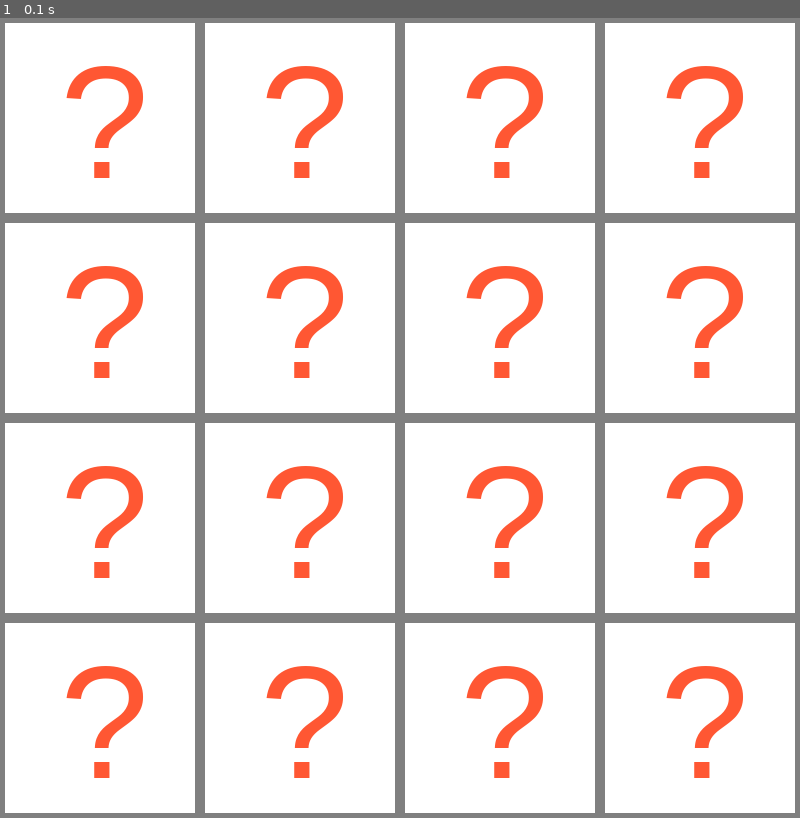
Above: before the commit, frame 1.
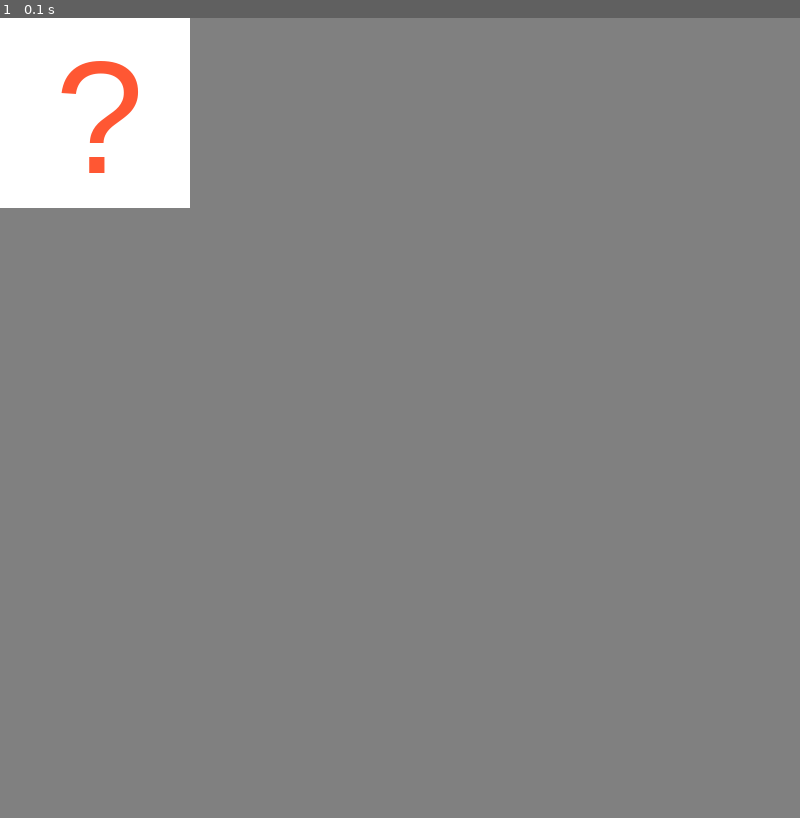
Above: after the commit, the same moment.

Repository: mmenavas/pygame-memory-game
Game: pygame game, started from app.py
Same seed, same stepped clock (60 frames per second), same inputs: the game is played once before the commit and once after it.
Inputs:
- Up to frame 1 (0.1 s): no input

The runs differ from the first frame. In frame 1, 86% of the frame differs, in the area x 0-100%, y 0-100%.

Commit message:
#TODO: Spread out tiles.

Diff:
--- a/app.py
+++ b/app.py
@@ -5,7 +5,7 @@
 
 
 class Tile(pygame.sprite.Sprite):
-    def __init__(self, text, size, color, bg_color, width, height, border, border_color):
+    def __init__(self, text, size, color, bg_color, width, height, border, border_color, x, y):
         pygame.sprite.Sprite.__init__(self)
         self.font = pygame.font.SysFont("Arial", size)
         self.textSurf = self.font.render(text, 1, color)
@@ -15,6 +15,8 @@
         self.image.fill(bg_color)
         w = self.textSurf.get_width()
         h = self.textSurf.get_height()
+        # self.rect = self.image.get_rect()
+        self.rect = pygame.Rect(x, y, width, height)
         self.rect = self.image.get_rect()
         self.image.blit(self.textSurf, [width/2 - w/2, height/2 - h/2])
         self.surf.blit(self.image, [border, border])
@@ -63,17 +65,29 @@
 #     ))
 
 tiles = pygame.sprite.LayeredUpdates()
-for i in range(settings.unique_tiles * 2):
-    tiles.add(Tile(
-        "?",
-        settings.tile_font_size,
-        settings.tile_font_color,
-        settings.tile_bg_color,
-        settings.tile_width,
-        settings.tile_height,
-        settings.tile_border,
-        settings.tile_border_color
-    ))
+x = 0
+y = 0
+index = 0
+while y < settings.grid_y:
+    while x < settings.grid_x:
+        coordinates = (x * settings.tile_width, y * settings.tile_height)
+        # screen.blit(tiles.get_sprite(index).surf, coordinates)
+        tiles.add(Tile(
+            "?",
+            settings.tile_font_size,
+            settings.tile_font_color,
+            settings.tile_bg_color,
+            settings.tile_width,
+            settings.tile_height,
+            settings.tile_border,
+            settings.tile_border_color,
+            settings.tile_width * x,
+            settings.tile_height * y
+        ))
+        x += 1
+        index += 1
+    x = 0
+    y += 1
 
 # Variable to keep our main loop running
 running = True
@@ -92,18 +106,7 @@
         elif event.type == QUIT:
             running = False
 
-    # Draw the cards to the screen
-    x = 0
-    y = 0
-    index = 0
-    while y < settings.grid_y:
-        while x < settings.grid_x:
-            coordinates = (x * settings.tile_width, y * settings.tile_height)
-            screen.blit(tiles.get_sprite(index).surf, coordinates)
-            x += 1
-            index += 1
-        x = 0
-        y += 1
+    tiles.draw(screen)
 
     # Show a single tile
     # coordinates = ((15 % settings.grid_x) * settings.tile_width, (15 % settings.grid_y) * settings.tile_height)
@@ -125,3 +128,6 @@
 
     # # Update the display
     pygame.display.flip()
+
+# TODO: Learn how to use rectangles and surface
+# sprites_clicked = [sprite for sprite in all_my_sprites_list if sprite.rect.collidepoint(x, y)]
